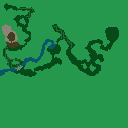
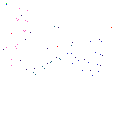
Before/after of a 128×128 layered artwork. What changed in the layer stack:
showed "stuff", painted on it over [3, 3, 112, 76]
hid "routes" over [5, 8, 72, 68]
hid "tiles" over [0, 0, 128, 128]
